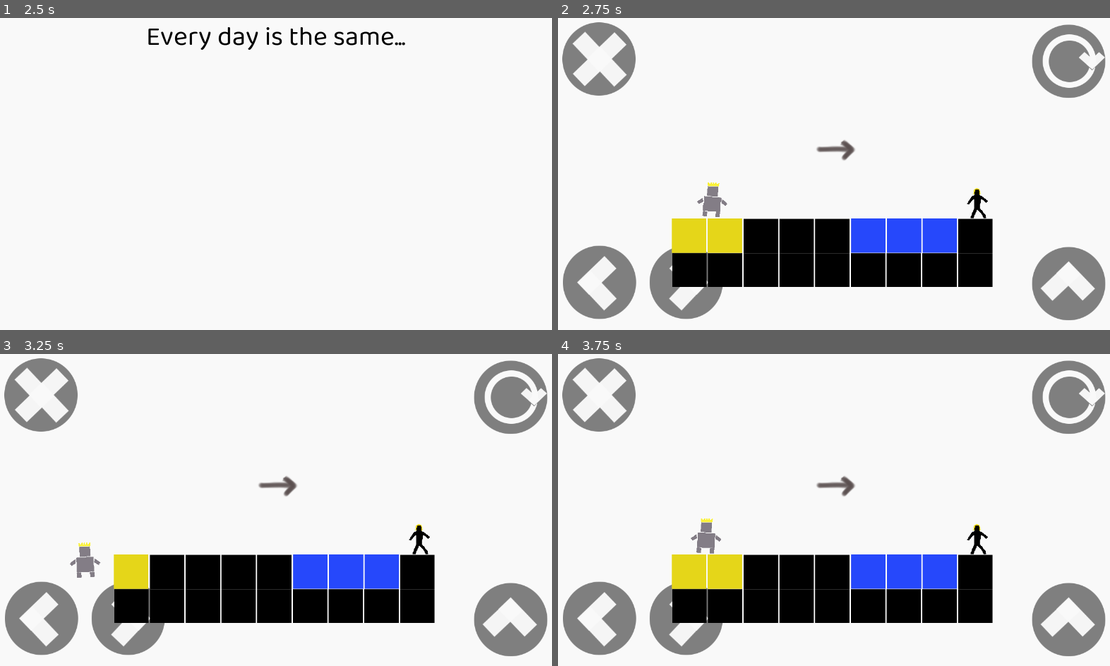
Above: before the commit, frames 1-4 (two rows, left to right).
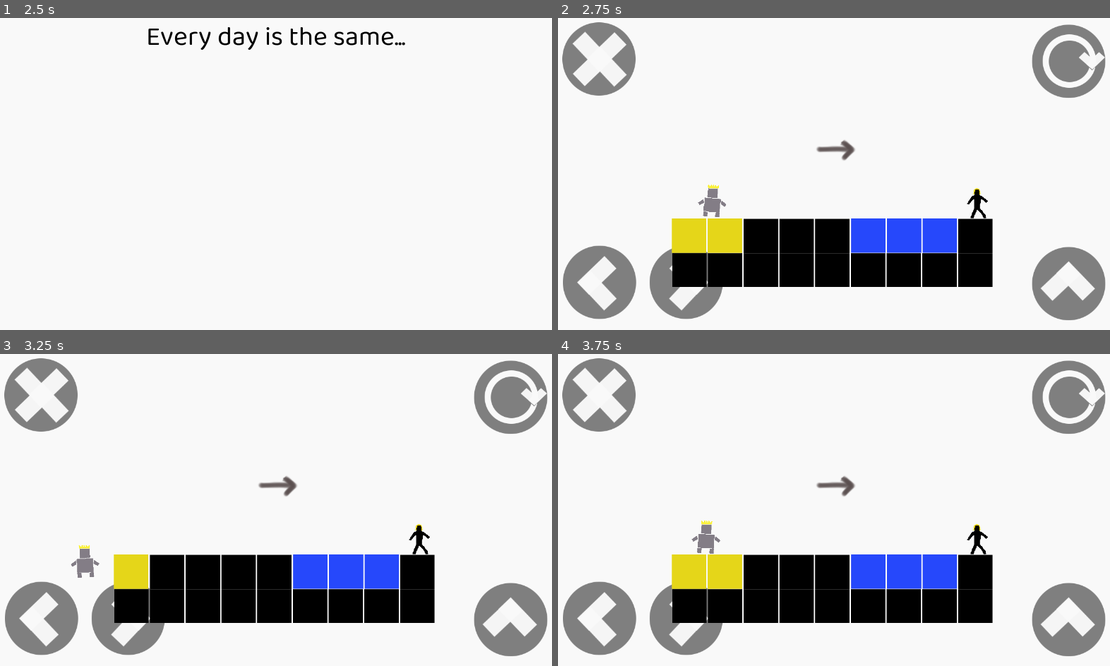
Above: after the commit, the same moments.

Repository: meburns/midas
Game: Godot game, scene res://src/Menu.tscn
The game is run twice, just before and just after one commit, with the same random seed, the same clock (stepped at 60 frames per second) and the same inputs.
Inputs:
- Up to frame 1 (2.5 s): click "STORY" at 0.5 s; tap Enter (ui_accept) at 1.25, 2 s; hold Right (move_right) from 1.28 s (still down); tap R (refresh) at 1.35, 2.1 s; tap Space (jump) at 1.52, 2.27 s
- Up to frame 2 (2.75 s): keep holding Right (move_right)
- Up to frame 3 (3.25 s): release Right (move_right) at 2.78 s; hold A (move_left) from 2.78 s (still down); tap R (refresh) at 2.85 s
- Up to frame 4 (3.75 s): release A (move_left) at 3.53 s; hold Right (move_right) from 3.53 s (still down); tap R (refresh) at 3.6 s

Frame 1 is identical in both runs. In frame 2, 0.1% of the frame differs, in the area x 25-31%, y 52-64%; in frame 3, 0.1%, in the area x 12-19%, y 60-72%; in frame 4, 0.1%.

Commit message:
Improve midas size

Diff:
--- a/src/players/Midas.tscn
+++ b/src/players/Midas.tscn
@@ -238,8 +238,8 @@
 shape = SubResource( 3 )
 
 [node name="Sprite" type="AnimatedSprite" parent="."]
-position = Vector2( 2.2069, -44.7818 )
-scale = Vector2( 0.75, 0.75 )
+position = Vector2( 2.2069, -41.7818 )
+scale = Vector2( 0.7, 0.7 )
 frames = SubResource( 9 )
 animation = "idle"
 [connection signal="body_entered" from="BlockDetector" to="." method="_on_BlockDetector_body_entered"]
